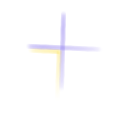
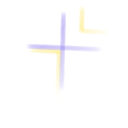
Layered file, before and after one edit (128x128). Changes by layer:
added layer "New Layer#3" above "New Layer#1" over <box>79,5,108,35</box>
